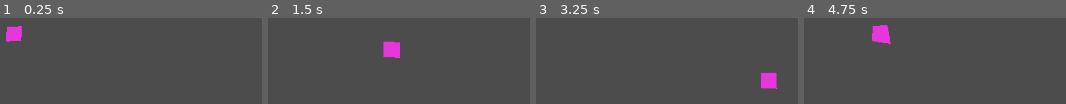
Above: before the commit, frames 1-4 (left to right).
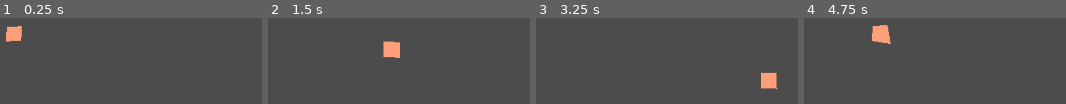
Above: after the commit, the same moments.

Repository: sustainablelab/eat-and-poop
Game: Godot game, scene res://scenes/Player.tscn
The game is run twice, just before and just after one commit, with the same random seed, the same clock (stepped at 60 frames per second) and the same inputs. This scene is started directly instead of the project's main scene.
Inputs:
- Up to frame 1 (0.25 s): no input
- Up to frame 2 (1.5 s): tap Enter at 0.5 s; hold Right (ui_right) 0.53-1.28 s; hold Down (ui_down) from 1.28 s (still down)
- Up to frame 3 (3.25 s): release Down (ui_down) at 2.03 s; hold Right (ui_right) 2.03-2.78 s; tap Space at 2.75 s; hold Up (ui_up) from 2.78 s (still down)
- Up to frame 4 (4.75 s): release Up (ui_up) at 3.53 s; hold Left (ui_left) from 3.53 s (still down)

The runs differ from the first frame. In frame 1, 1.0% of the frame differs, in the area x 2-9%, y 9-28%; in frame 2, 1.2%; in frame 3, 1.1%; in frame 4, 1.3%, in the area x 25-34%, y 8-31%.

Commit message:
Add TODOs

Diff:
--- a/scenes/Player.tscn
+++ b/scenes/Player.tscn
@@ -4,4 +4,3 @@
 
 [node name="Player" type="Node"]
 script = ExtResource( 1 )
-color = Color( 0.909804, 0.219608, 0.866667, 1 )
--- a/scripts/Main.gd
+++ b/scripts/Main.gd
@@ -1,6 +1,14 @@
 extends Node2D
 
 # TODO: add/drop players during game when joysticks are added/removed
+
+# TODO: start in a title scene before entering World.
+
+# TODO: make joystick mapping editable
+
+# TODO: save joystick mapping to file -- load mapping from file
+# if it exists for that player, otherwise default to the mapping
+# I have now.
 
 func _ready() -> void:
 	# DEBUGGING
--- a/scripts/Player.gd
+++ b/scripts/Player.gd
@@ -80,5 +80,6 @@
 		for motion in ui_inputs: # `for` iterates over dict keys
 			if Input.is_action_pressed(motion):
 				player_block.move(ui_inputs[motion])
-				print(Input.get_joy_name(self.device_num))
-				print(Input.get_joy_axis(self.device_num, 0))
+				# DEBUGGING
+				# print(Input.get_joy_name(self.device_num))
+				# print(Input.get_joy_axis(self.device_num, 0))
--- a/scripts/World.gd
+++ b/scripts/World.gd
@@ -69,6 +69,9 @@
 	# player1.player_block.top_left = random_position()
 	# player2.player_block.top_left = random_position()
 
+	# TODO: index at random into the list of colors so that I'm
+	# not limited to 4 players.
+	# TODO: let players change their color before the game begins.
 	# Set the color of each player
 	var color_dict: Dictionary = {
 		0: ColorN("magenta", 1), # color, alpha
